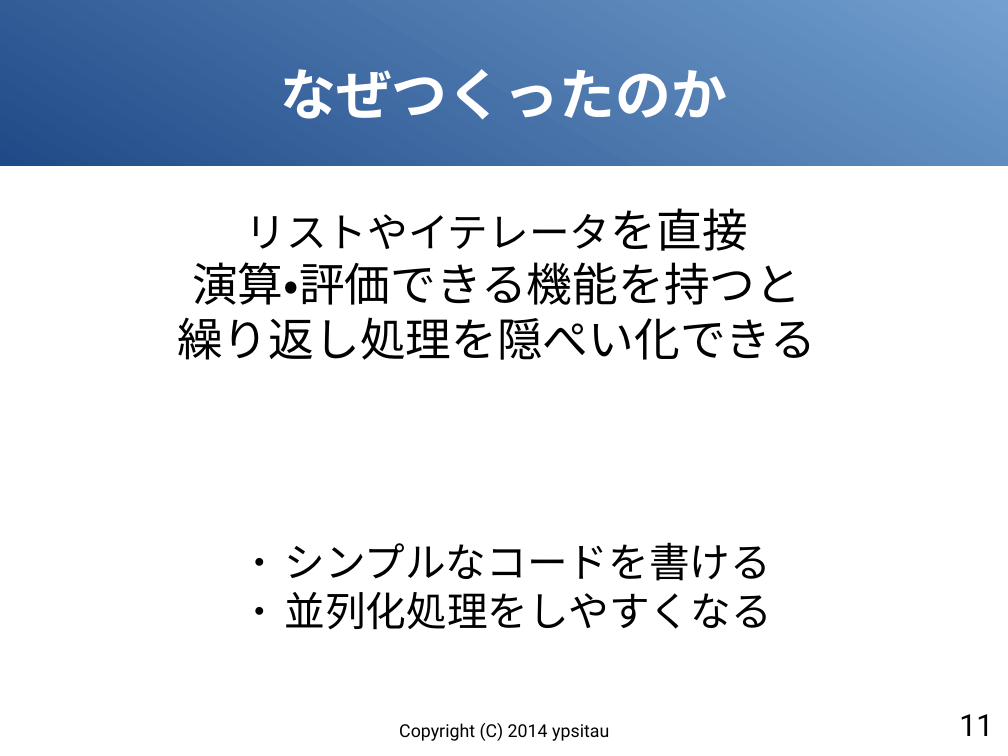
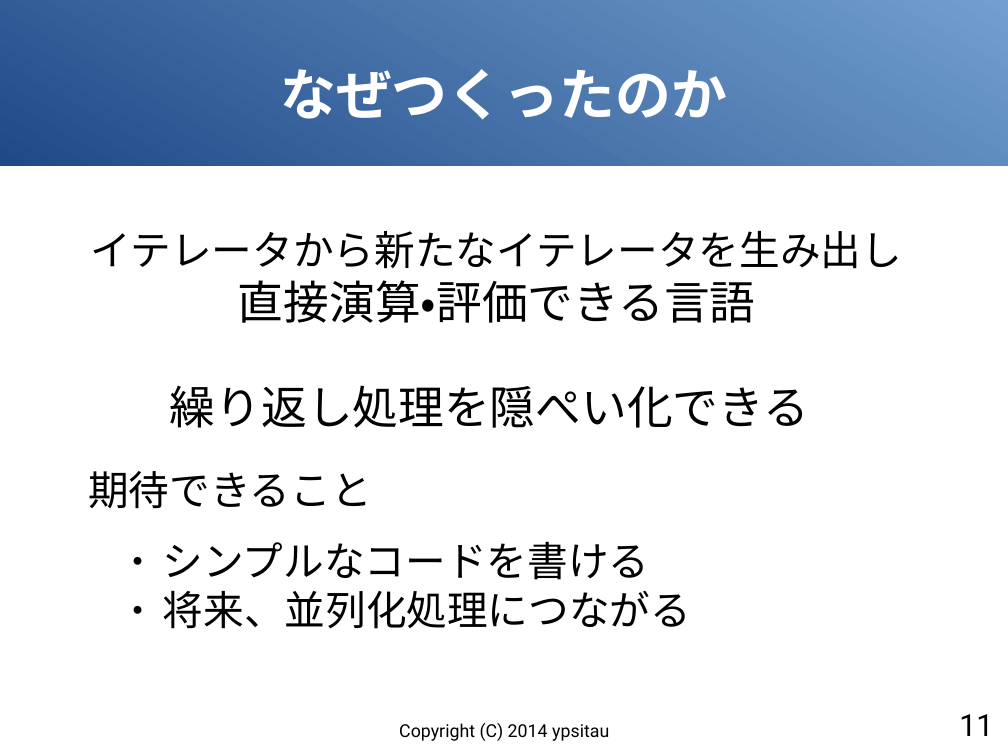
Before and after one commit to gura-lang/gura-doc, a slide deck: slide 11 of presentation/gura-introduction.odp. Drawn at 1008x756 pixels with LibreOffice and Linux fonts; fonts in the diff are those of the drawing. Boxes give left, top, right and bottom in pixels: in the first picture for what was removed or moved away, otherwise in the second. Text is boxed around its words. In the diff, an @@ line names an element or a change of style, - is before the commit and + after.

```diff
--- a/presentation/gura-introduction.odp
+++ b/presentation/gura-introduction.odp
@@ text at [91, 231, 902, 323]: text changed; size 36 to 32 pt @@
-リストやイテレータを直接
-演算・評価できる機能を持つと
-繰り返し処理を隠ぺい化できる
+イテレータから新たなイテレータを生み出し
+直接演算・評価できる言語
@@ text added at [170, 385, 809, 428], 36 pt, text #000000 @@
+繰り返し処理を隠ぺい化できる
@@ text added at [88, 471, 372, 509], 32 pt, text #000000 @@
+期待できること
@@ text "シンプルなコードを書ける": place and size @@
-text "シンプルなコードを書ける" at [284, 542, 771, 630]
+text "シンプルなコードを書ける" at [163, 541, 691, 629]
@@ text at [163, 591, 691, 629]: text changed @@
-● 並列化処理をしやすくなる
+● 将来、並列化処理につながる
```
Also in this commit, not shown: 6 other slides changed, 9 slides added.
